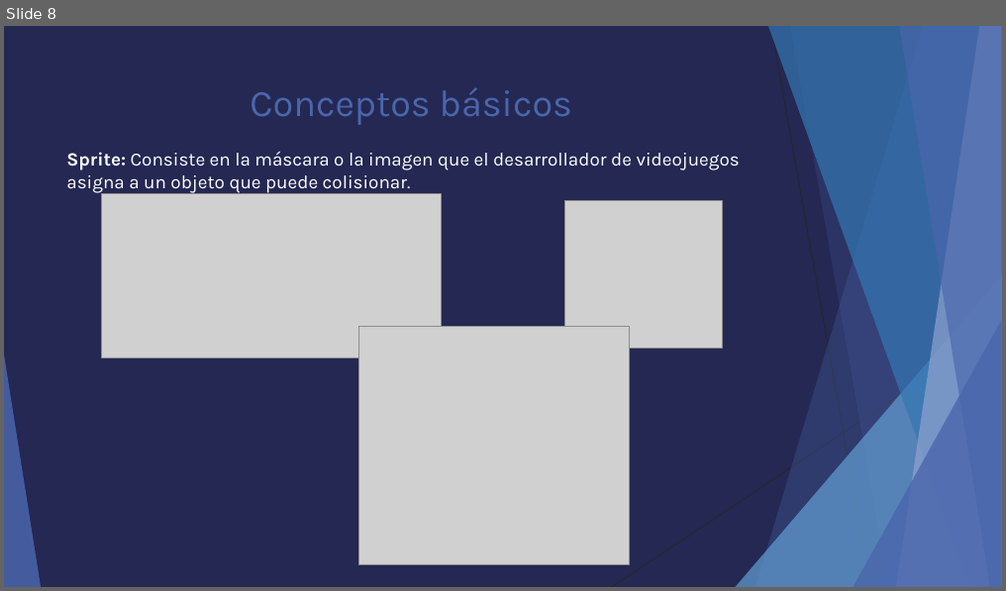
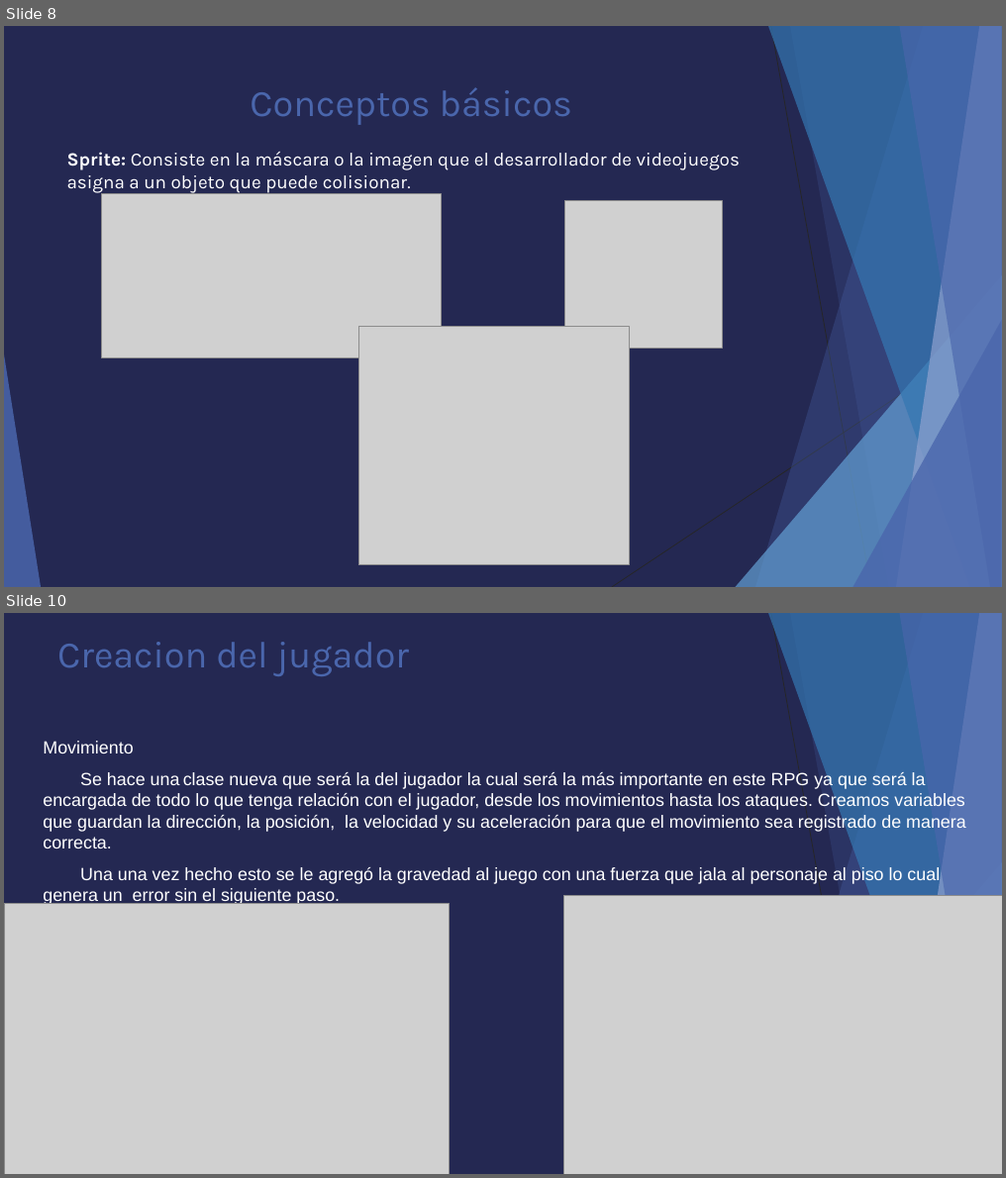
Before and after one commit to HectorKazuto/Videojuego, a slide deck: Proyecto/Python.pptx. Shown one above the other, each under a label of ours: slide 8 before the commit, slides 8 and 10 after it; the slides between them are not shown. The pictures are 1006x591 and 1006x1178 pixels, drawn with LibreOffice and Linux fonts; fonts in the diff are those of the drawing; grey boxes stand for pictures. Boxes give left, top, right and bottom in pixels: in the first picture for what was removed or moved away, otherwise in the second. Text is boxed around its words. In the diff, an @@ line names an element or a change of style, - is before the commit and + after.

```diff
--- a/Proyecto/Python.pptx
+++ b/Proyecto/Python.pptx
@@ slide 10 added at box(4, 613, 1002, 1174), background #242852; not listed: 10 template elements that a slide beside it also shows @@
@@ title added at box(57, 642, 409, 676), 36 pt, text #4A66AC @@
+Creacion del jugador
@@ text added at box(43, 741, 966, 906), 17 pt, text #FFFFFF @@
+Movimiento
+Se hace una clase nueva que será la del jugador la cual será la más importante en este RPG ya que será la encargada de todo lo que tenga relación con el jugador, desde los movimientos hasta los ataques. Creamos variables que guardan la dirección, la posición, la velocidad y su aceleración para que el movimiento sea registrado de manera correcta.
+Una una vez hecho esto se le agregó la gravedad al juego con una fuerza que jala al personaje al piso lo cual genera un error sin el siguiente paso.
@@ picture added at box(4, 903, 450, 1174) @@
@@ picture added at box(564, 896, 1002, 1174) @@
@@ slide 8 changed as well @@
@@ text "Sprite: Consiste en la máscara ..." at box(67, 152, 740, 194): less space between paragraphs @@
```
Also in this commit, not shown: 7 other slides changed, 2 other slides added.
